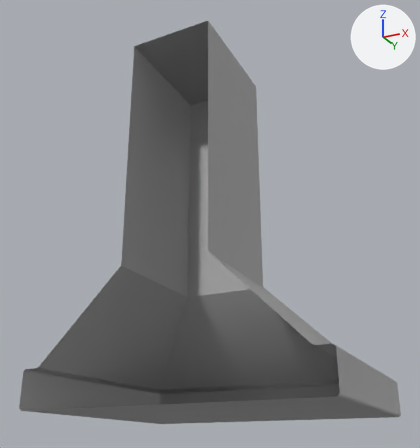
Two versions of the FBX model Dev/TheWitness/Assets/Arts/Mesh/Kitchen/Mesh_KitchenHood.fbx, one commit apart.
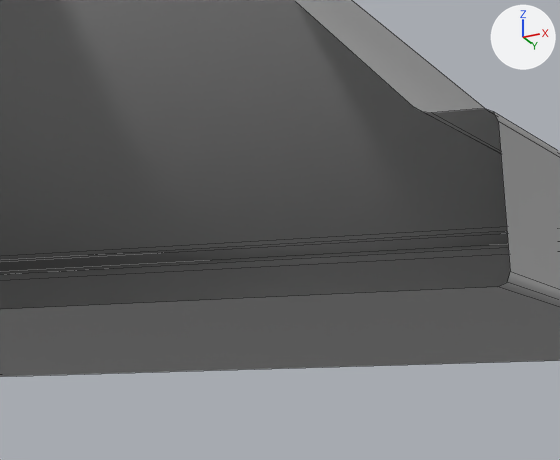
Old and new are each drawn whole from a camera (50 mm lens) standing at (0.00519, -0.00849, 0.0151) and looking at (-0.00019, 0.00225, 0.01994) and again close up on the part from 45% to 84% of the width and 70% to 100% of the height. The axes (+X, +Y, +Z) are drawn at upper right. The lights are the same throughout. The close-ups show mesh edges as thin lines. Where no turn or scale is listed for an object, it has been applied to the vertices.

Names of what the first close-up shows: 'MESH_KitchenHood_060x075x050cm4'.
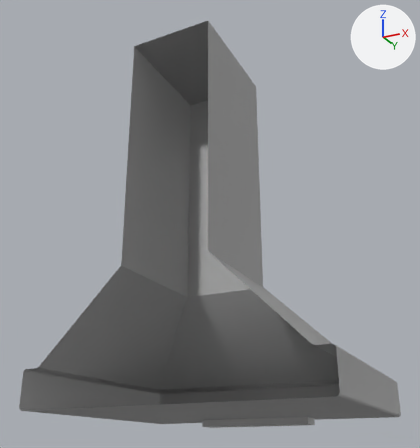
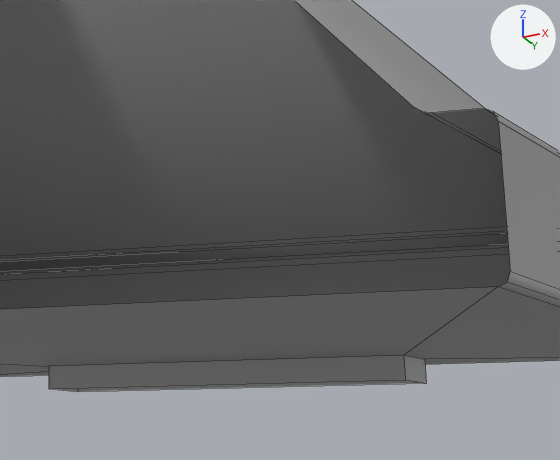
The change, as JSON lines over the scene's bpy script:
```json
{"op": "add", "block": "mat_lambert1", "code": ["mat_lambert1 = principled_material('lambert1')", "mat_lambert1.base_color = (0.5, 0.5, 0.5)  # grey #bcbcbc"]}
{"block": "me_mesh", "where": "me_mesh.from_pydata(...)  # 72 vertices, 60 faces; spans x -0.003..0.003, y 0.0..0.005, z 0.01592..0.02342"}
{"block": "me_mesh", "where": "# used by ob_mesh_kitchenhood_060x075x050cm4; location = (0.0, 0.0, 0.0)"}
{"block": "me_mesh", "where": "# verts and faces of me_mesh; kept vertices keep their numbers, new ones are numbered from 72"}
{"block": "me_mesh", "where": "# before: 13 (-0.00294, 0.00494, 0.01592), 15 (0.00294, 0.00494, 0.01592), 42 (0.00294, 0.0, 0.01592) at pixel (497, 286), 47 (-0.00294, 0.0, 0.01592)"}
{"block": "me_mesh", "change": "me_mesh part 1"}
{"op": "add", "block": "me_mesh", "code": "delete_faces([(13, 15, 42, 47)])"}
{"op": "add", "block": "me_mesh", "code": "verts[72] = (-0.00125, 0.00445, 0.01592)"}
{"op": "add", "block": "me_mesh", "code": "verts[73] = (-0.00125, 0.004, 0.01592)  # pixel (48, 366)"}
{"op": "add", "block": "me_mesh", "code": "verts[74] = (-0.00125, 0.004, 0.01578)  # pixel (48, 388)"}
{"op": "add", "block": "me_mesh", "code": "verts[75] = (-0.00125, 0.00445, 0.01578)  # pixel (77, 391)"}
{"op": "add", "block": "me_mesh", "code": "for new, old in zip([*range(76, 80)], [*range(72, 76)]): verts[new] = verts[old] + (0.0025, 0.0, 0.0)"}
{"op": "add", "block": "me_mesh", "code": "faces += [(13, 72, 73, 47), (13, 15, 76, 72), (42, 47, 73, 77), (15, 42, 77, 76)]  # mat_standardsurface1 (grey #aaaaaa)"}
{"op": "add", "block": "me_mesh", "code": "faces += [(74, 75, 79, 78), (73, 74, 78, 77), (72, 75, 74, 73), (72, 76, 79, 75), (76, 77, 78, 79)]  # mat_lambert1 (grey #bcbcbc)"}
{"op": "add", "block": "me_mesh", "code": "me_mesh.materials.append(mat_lambert1)  # grey #bcbcbc"}
```

Pixel boxes (x1, y1, x2, y2) of what changed, in the close-ups (560 x 460 px):
```json
{"object": "MESH_KitchenHood_060x075x050cm4", "change": "reshaped", "before": [0, 0, 560, 377], "after": [0, 0, 560, 392]}
{"part": 1, "of": "me_mesh", "change": "built on", "before": [0, 287, 560, 377], "after": [0, 287, 560, 392]}
```
